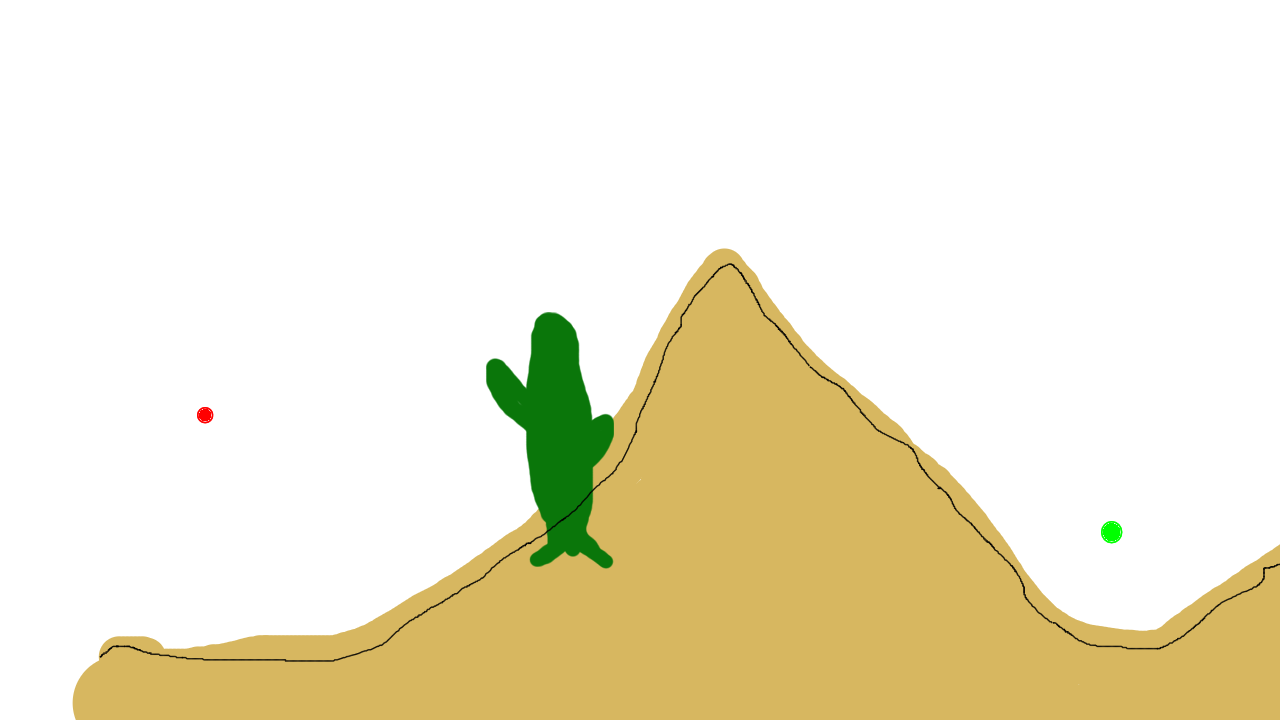
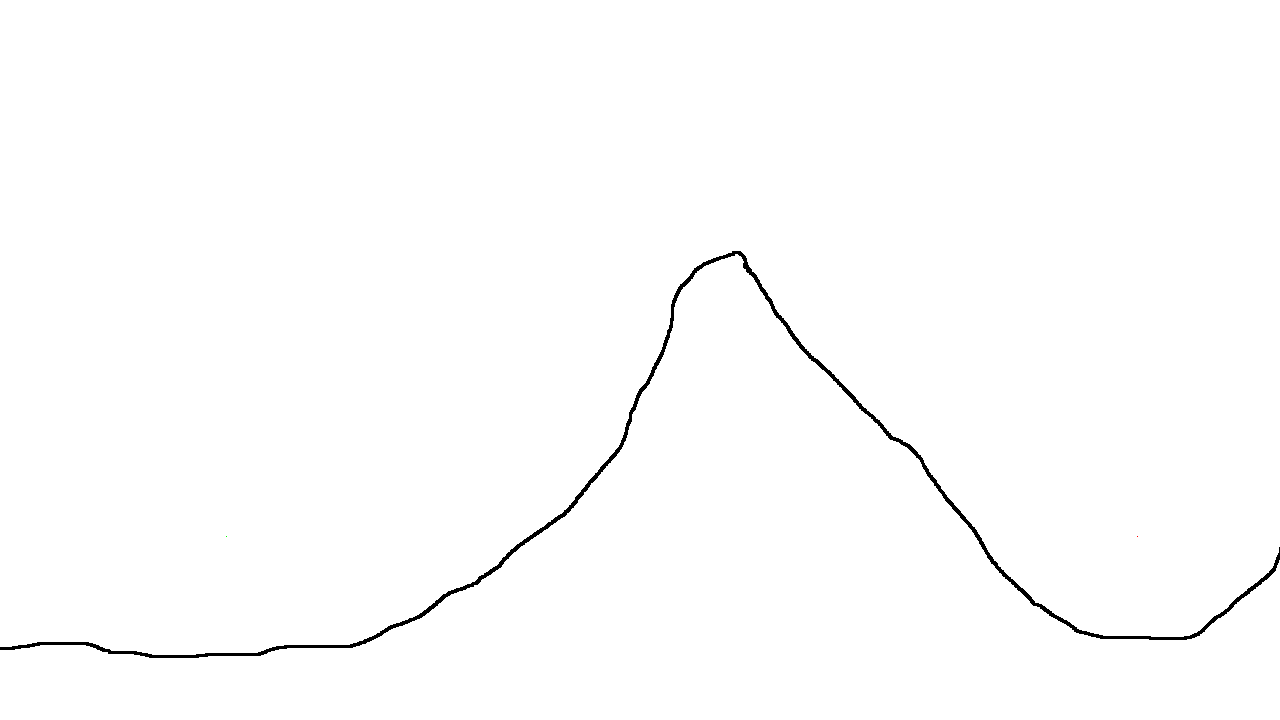
Revision of a layered 1280×720 image; what changed, layer by layer:
removed layer "Paint Layer 4" over [64, 256, 1280, 704]
removed layer "Paint Layer 3" over [448, 261, 704, 576]
removed layer "Paint Layer 2" (1st of 3) over [1024, 521, 1216, 640]
removed layer "Paint Layer 2" (2nd of 3) over [197, 407, 214, 424]
removed layer "Paint Layer 1" over [64, 248, 1280, 720]
added layer "control plane" above "Background Merged" over [0, 248, 1280, 704]
